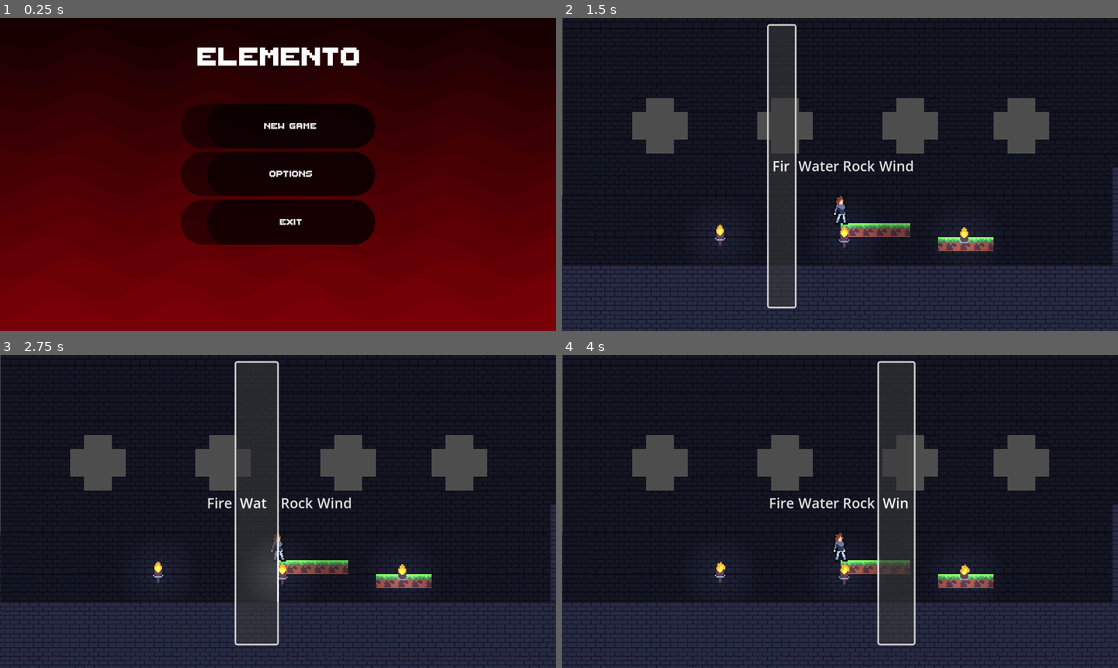
Above: before the commit, frames 1-4 (two rows, left to right).
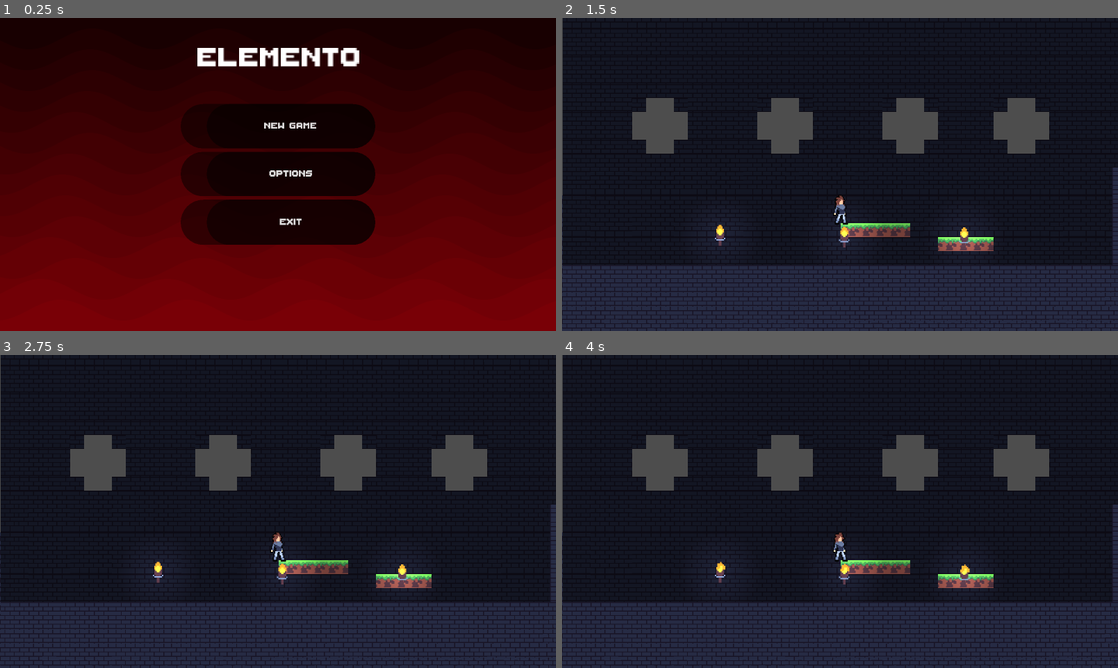
Above: after the commit, the same moments.

Repository: oscariolo/Elemento
Game: Godot game, scene res://Menus/main_menu.tscn
Same seed, same stepped clock (60 frames per second), same inputs: the game is played once before the commit and once after it.
Inputs (mouse positions are in pixels of both pictures, inside the frame that each line leads up to):
- Up to frame 1 (0.25 s): no input
- Up to frame 2 (1.5 s): click "New Game" at 0.5 s; click (784, 165) at 1.25 s, where only the run before the commit has a clickable "Fire"
- Up to frame 3 (2.75 s): click (255, 502) at 2 s, where only the run before the commit has a clickable "Water"
- Up to frame 4 (4 s): click (856, 502) at 2.75 s, where only the run before the commit has a clickable "Rock"; click (895, 502) at 3.5 s, where only the run before the commit has a clickable "Wind"

The runs differ from the first frame. In frame 1, 0.6% of the frame differs, in the area x 35-65%, y 9-67%; in frame 2, 2.2%; in frame 3, 3.9%, in the area x 37-64%, y 1-93%; in frame 4, 2.8%.

Commit message:
Added menu selection and self free

Diff:
--- /dev/null
+++ b/globals.gd
@@ -0,0 +1,5 @@
+extends Node
+signal power_selector
+
+var power_selector_menu:Resource = preload("res://Menus/power_selector.tscn")
+var powerSelectorInstance:PowerSelector = null
--- /dev/null
+++ b/levels/intro_level.gd
@@ -0,0 +1,24 @@
+extends Node
+
+func _ready() -> void:
+	#Test player
+	#$Player/Abilities.add_elemental_ability("Wind")
+	#$Player/Abilities.add_elemental_ability("Fire")
+	#$Player/Abilities.add_elemental_ability("Rock")
+	#$Player/Abilities.add_elemental_ability("Water")
+	pass
+
+func _on_area_2d_area_entered(area: Area2D) -> void:
+	if(!Globals.powerSelectorInstance):
+		var number_of_abilites = $Player/Abilities.current_abilities.keys().size()
+		if(number_of_abilites < 4): #Control to not instantiate menu unnecesarly
+			var menuInstance = Globals.power_selector_menu.instantiate() as PowerSelector
+			menuInstance.availablePowers = menuInstance.availablePowers.filter(_filterAlreadyGottenPowers)
+			menuInstance.chosen_power.connect($Player.on_power_selector_chosen_power)
+			add_child(menuInstance)
+			Globals.powerSelectorInstance = menuInstance
+
+
+func _filterAlreadyGottenPowers(power:String):
+	var playerPowers = $Player/Abilities.current_abilities.keys() as Array
+	return !playerPowers.has(power)
--- a/levels/intro_level.tscn
+++ b/levels/intro_level.tscn
@@ -1,10 +1,10 @@
-[gd_scene load_steps=9 format=4 uid="uid://c53fw0pfqrro7"]
+[gd_scene load_steps=10 format=4 uid="uid://c53fw0pfqrro7"]
 
 [ext_resource type="PackedScene" uid="uid://bhawm7ey6kqju" path="res://player/player.tscn" id="1_jr4q2"]
 [ext_resource type="Texture2D" uid="uid://beg7bgqc23oio" path="res://environment/brick-ground.png" id="1_kmc2f"]
+[ext_resource type="Script" uid="uid://d2v3fi8svre3g" path="res://levels/intro_level.gd" id="1_m8opx"]
 [ext_resource type="PackedScene" uid="uid://bt4ed1q01dqqa" path="res://environment/tile_map_builder.tscn" id="2_u2sjx"]
 [ext_resource type="PackedScene" uid="uid://bldt4v0gshfkg" path="res://environment/wall_torch.tscn" id="3_7k16x"]
-[ext_resource type="PackedScene" uid="uid://gnu3nskoh6o6" path="res://Menus/power_selector.tscn" id="5_m8opx"]
 
 [sub_resource type="TileSetAtlasSource" id="TileSetAtlasSource_tiknf"]
 texture = ExtResource("1_kmc2f")
@@ -51,7 +51,12 @@
 [sub_resource type="OccluderPolygon2D" id="OccluderPolygon2D_tym61"]
 polygon = PackedVector2Array(-319, 127, 319, 127, 319, 157, -320, 157)
 
-[node name="IntroLevel" type="Node"]
+[sub_resource type="CapsuleShape2D" id="CapsuleShape2D_k665p"]
+radius = 30.0
+height = 94.0
+
+[node name="IntroLevel" type="Node2D"]
+script = ExtResource("1_m8opx")
 
 [node name="Background" type="TileMapLayer" parent="."]
 texture_filter = 1
@@ -82,16 +87,10 @@
 texture_filter = 1
 position = Vector2(-1, 8)
 
-[node name="PowerSelector" parent="." instance=ExtResource("5_m8opx")]
-anchors_preset = -1
-anchor_left = -0.498
-anchor_top = -0.525
-anchor_right = 0.5
-anchor_bottom = 0.5
-offset_left = -0.279968
-offset_top = 1.52588e-05
-offset_right = 1.0
-offset_bottom = 6.0
-size_flags_vertical = 4
+[node name="Area2D" type="Area2D" parent="."]
 
-[connection signal="chosen_power" from="PowerSelector" to="Player" method="_on_power_selector_chosen_power"]
+[node name="CollisionShape2D" type="CollisionShape2D" parent="Area2D"]
+position = Vector2(142, 36)
+shape = SubResource("CapsuleShape2D_k665p")
+
+[connection signal="area_entered" from="Area2D" to="." method="_on_area_2d_area_entered"]
--- a/player/player.gd
+++ b/player/player.gd
@@ -46,5 +46,5 @@
 	print('ouch')
 
 
-func _on_power_selector_chosen_power(power: String) -> void:
+func on_power_selector_chosen_power(power: String) -> void:
 	$Abilities.add_elemental_ability(power)
--- a/power_selector.gd
+++ b/power_selector.gd
@@ -1,9 +1,9 @@
 extends Control
+class_name PowerSelector
 signal chosen_power(power:String)
-@export var availablePowers:Array
+@export var availablePowers:Array = ["Fire","Water","Rock","Wind"]
 
 func _ready()->void:
-	availablePowers = ["Fire","Water","Rock","Wind"]
 	for power in availablePowers:
 		var new_button = Button.new()
 		new_button.theme = load("res://themes/powerSelectorTheme.tres")
@@ -16,3 +16,5 @@
 
 func _on_button_pressed(power:String):
 	chosen_power.emit(power)
+	queue_free()
+	Globals.powerSelectorInstance = null
--- a/project.godot
+++ b/project.godot
@@ -14,6 +14,10 @@
 run/main_scene="res://Menus/main_menu.tscn"
 config/features=PackedStringArray("4.4", "Mobile")
 config/icon="res://icon.svg"
+
+[autoload]
+
+Globals="*res://globals.gd"
 
 [dialogic]
 
@@ -66,6 +70,11 @@
 window/size/resizable=false
 window/stretch/mode="canvas_items"
 window/vsync/vsync_mode=0
+
+[editor]
+
+version_control/plugin_name="GitPlugin"
+version_control/autoload_on_startup=true
 
 [editor_plugins]
 
--- a/settings.cfg
+++ b/settings.cfg
@@ -1,3 +1,3 @@
 [Settings]
 
-Resolution=Vector2i(1920, 1080)
+Resolution=Vector2i(1366, 768)
Not shown, added: addons/godot-git-plugin/git_plugin.gdextension.uid
Not shown, added: addons/godot-git-plugin/plugin.cfg
Not shown, added: globals.gd.uid
Not shown, added: levels/intro_level.gd.uid
Not shown, added: addons/godot-git-plugin/LICENSE
Not shown, added: addons/godot-git-plugin/THIRDPARTY.md
Not shown, added: addons/godot-git-plugin/git_plugin.gdextension
Not shown, added: addons/godot-git-plugin/linux/libgit_plugin.linux.editor.x86_64.so
Not shown, added: addons/godot-git-plugin/macos/libgit_plugin.macos.editor.universal.dylib
Not shown, added: addons/godot-git-plugin/win64/libgit_plugin.windows.editor.x86_64.dll
Not shown, added: addons/godot-git-plugin/win64/libgit_plugin.windows.editor.x86_64.exp
Not shown, added: addons/godot-git-plugin/win64/libgit_plugin.windows.editor.x86_64.lib
(and 2 more such lines)
